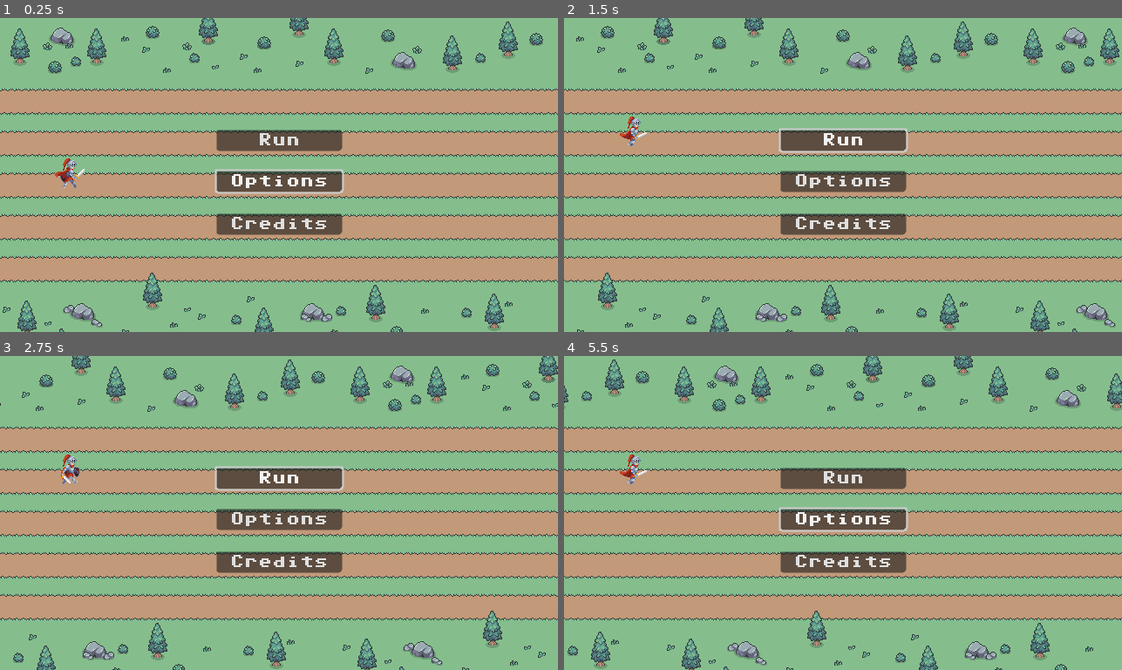
Above: before the commit, frames 1-4 (two rows, left to right).
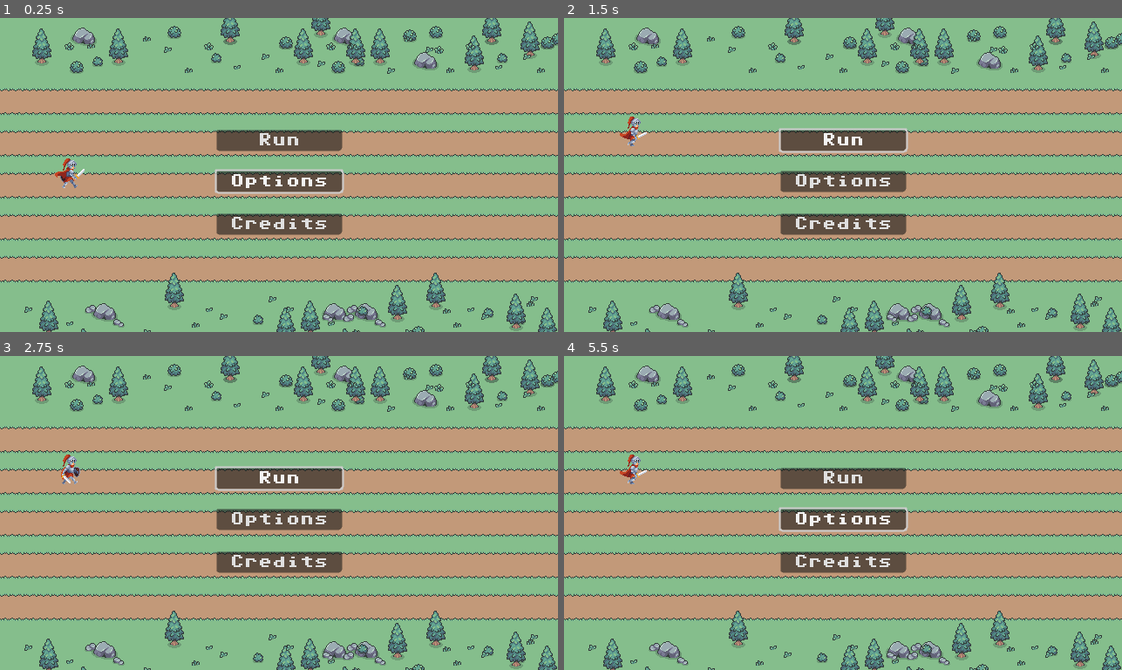
Above: after the commit, the same moments.

Repository: Overkane/CMC-game
Game: Godot game, scene res://scenes/main_menu/main_menu.tscn
The game is run twice, just before and just after one commit, with the same random seed, the same clock (stepped at 60 frames per second) and the same inputs. Sound files missing from this copy of the repository are replaced by a short silence.
Inputs (mouse positions are in pixels of both pictures, inside the frame that each line leads up to):
- Up to frame 1 (0.25 s): no input
- Up to frame 2 (1.5 s): move the mouse to (965, 159) at 0.52 s; hold D 0.53-1.28 s; hold Ctrl 0.53-1.28 s; click (965, 159) at 0.67 s; move the mouse to (815, 175) at 1.27 s; hold W (move_up) from 1.28 s (still down); tap Shift at 1.35 s
- Up to frame 3 (2.75 s): keep holding W (move_up); move the mouse to (290, 506) at 2.02 s; tap Z at 2.1 s
- Up to frame 4 (5.5 s): keep holding W (move_up); move the mouse to (837, 519) at 2.77 s; tap one key every 0.75 s from 2.85 s: Y Tab C V; click (837, 519) at 2.92 s; move the mouse to (887, 516) at 3.52 s; move the mouse to (798, 509) at 4.27 s; move the mouse to (848, 513) at 5.02 s; click (848, 513) at 5.17 s

The runs differ from the first frame. In frame 1, 15% of the frame differs, in the area x 0-100%, y 0-100%; in frame 2, 16%; in frame 3, 15%; in frame 4, 16%.

Commit message:
Old uncomitted changes

Diff:
--- a/autoloads/event_bus.gd
+++ b/autoloads/event_bus.gd
@@ -3,5 +3,7 @@
 @warning_ignore_start("unused_signal")
 signal playerStatsChanged
 signal enemyDefeated(expGained: int)
-signal finalBossDefeated()
 @warning_ignore_restore("unused_signal")
+
+class UI:
+	signal finalBossDefeated
--- a/project.godot
+++ b/project.godot
@@ -25,7 +25,7 @@
 
 config/name="CMC-game"
 config/version="0.1.0"
-config/tags=PackedStringArray("template")
+config/tags=PackedStringArray("2d", "game_jam_game")
 run/main_scene="uid://bn83hsijp1cp4"
 config/features=PackedStringArray("4.4", "GL Compatibility")
 run/max_fps=60
--- a/scenes/interactibles/enemy/enemy.gd
+++ b/scenes/interactibles/enemy/enemy.gd
@@ -31,7 +31,7 @@
 	GameConstants.player.changeHP(-_damageToThePlayer)
 	if not GameConstants.player.isDead:
 		if _finalBoss:
-			EventBus.finalBossDefeated.emit()
+			EventBus.UI.new().finalBossDefeated
 			var tween := create_tween()
 			tween.tween_property(self, "rotation", PI / 2, 1)
 		else:
--- a/scenes/main_menu/main_menu.tscn
+++ b/scenes/main_menu/main_menu.tscn
@@ -211,8 +211,7 @@
 metadata/_edit_lock_ = true
 
 [node name="Parallax2D" type="Parallax2D" parent="."]
-repeat_size = Vector2(640, 0)
-autoscroll = Vector2(-100, 0)
+repeat_size = Vector2(300, 0)
 
 [node name="TileMapLayer" type="TileMapLayer" parent="Parallax2D"]
 tile_map_data = PackedByteArray("AAAAAAAAAQABAAEAAAAAAAEAAQABAAEAAAAAAAIAAQABAAEAAAAAAAMAAQABAAEAAAAAAAQAAQABAAEAAAAAAA …(15280 unchanged characters)…
